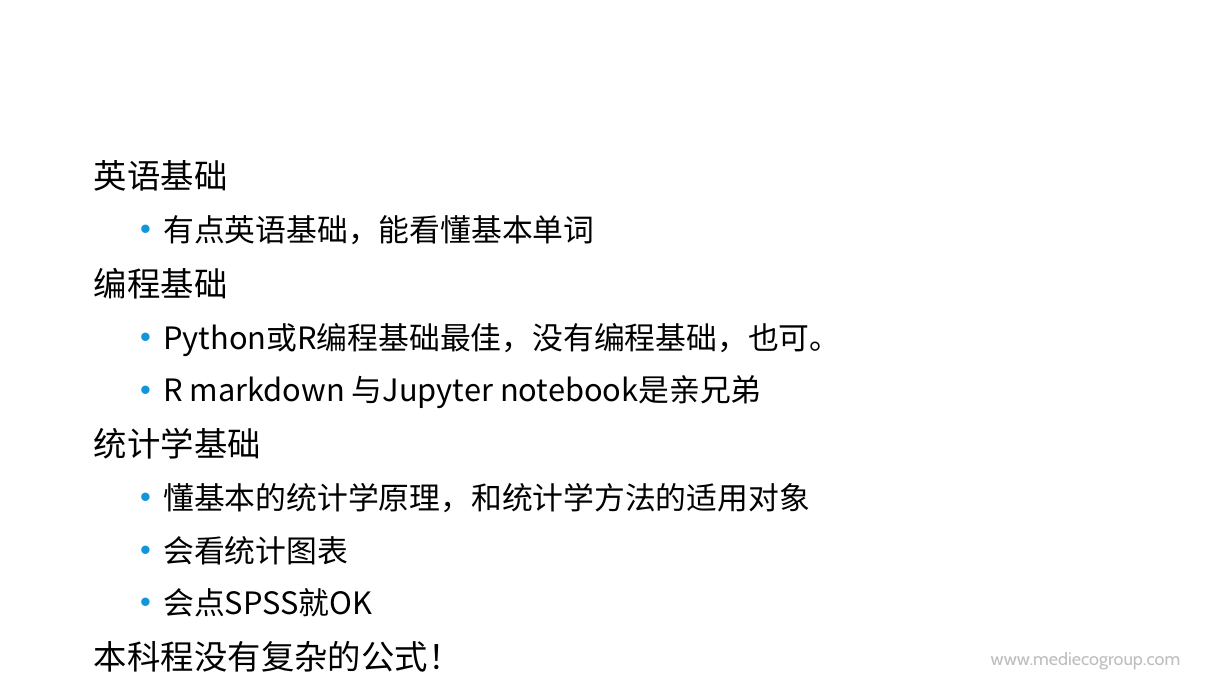
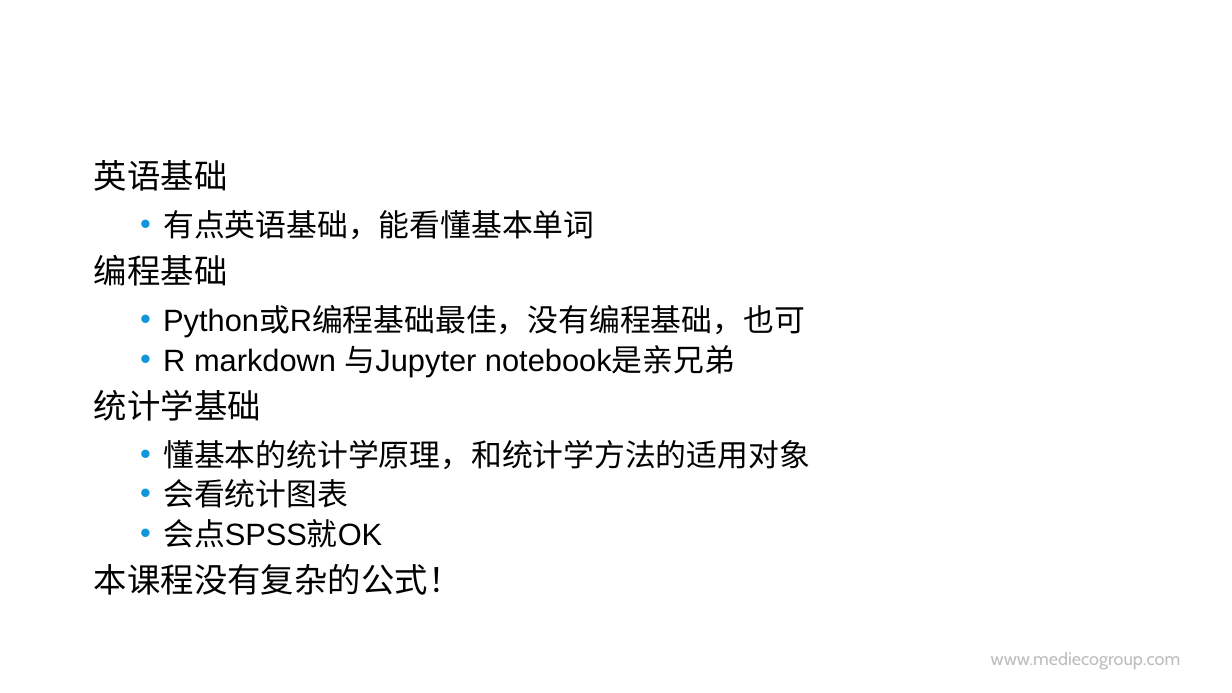
Before and after one commit to hao203/rmd_china, a slide deck: slide 16 of slides/00.Introduction/00-Intro.pptx (slide 15 before the commit). Drawn at 1232x693 pixels with LibreOffice and Linux fonts; fonts in the diff are those of the drawing; background and template pictures are left out. Boxes give left, top, right and bottom in pixels: in the first picture for what was removed or moved away, otherwise in the second. Text is boxed around its words. In the diff, an @@ line names an element or a change of style, - is before the commit and + after.

```diff
--- a/slides/00.Introduction/00-Intro.pptx
+++ b/slides/00.Introduction/00-Intro.pptx
@@ background #CCE8CF to #FFFFFF @@
@@ text at (94,160,810,548): font Noto Sans CJK SC to Arial in "英语基础", "有点英语基础，能看懂基本单词", "编程基础", "R markdown 与Jupyter notebook是亲兄弟" and 4 more places; less space between paragraphs @@
@@ text at (163,307,805,337): text changed; font Noto Sans CJK SC to Arial @@
-  • Python或R编程基础最佳，没有编程基础，也可。
+  • Python或R编程基础最佳，没有编程基础，也可
@@ text at (94,564,462,595): text changed; font Noto Sans CJK SC to Arial @@
-本科程没有复杂的公式！
+本课程没有复杂的公式！
```
Also in this commit, not shown: 20 other slides changed, 1 slide added, 1 slide removed, 8 other files.
